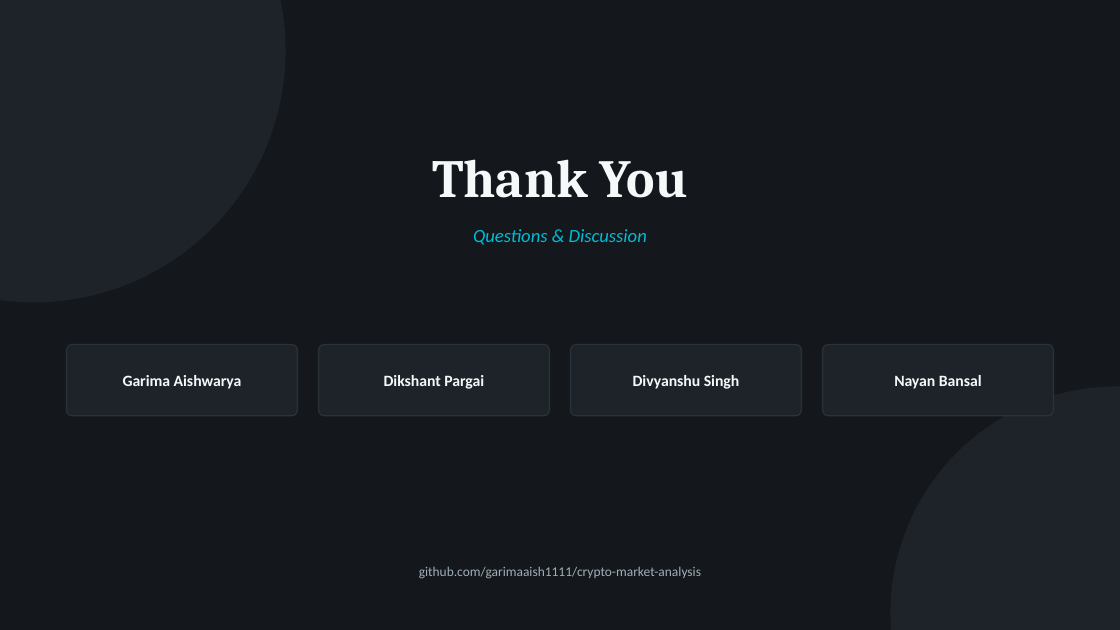
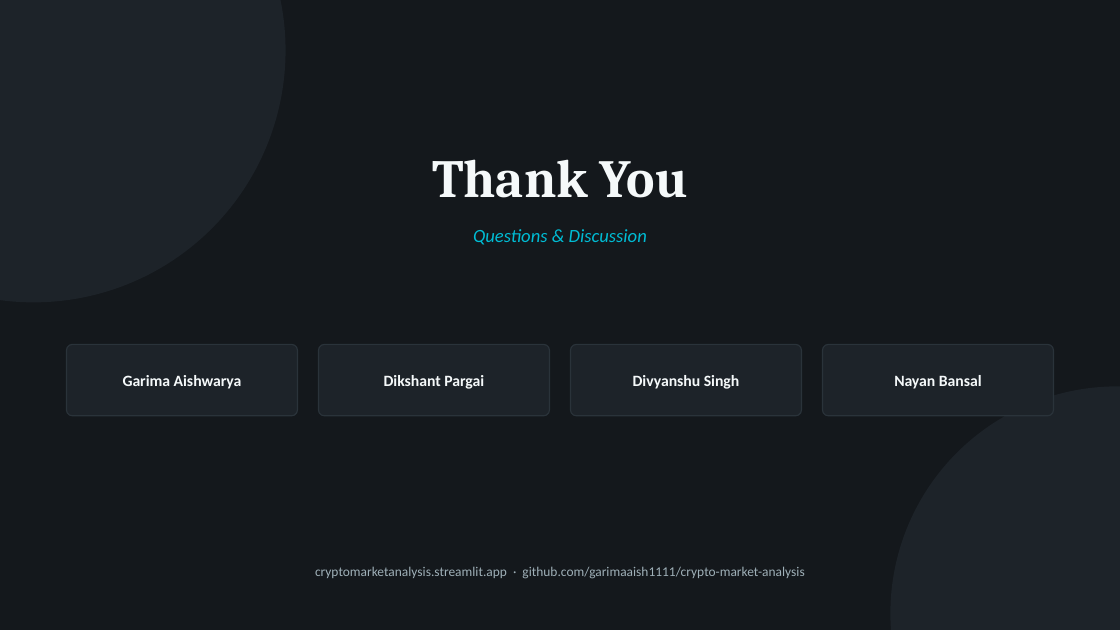
Before and after one commit to garimaaish1111/crypto-market-analysis, a slide deck: slide 14 of docs/Crypto_Market_Analysis_Final_Evaluation.pptx (slide 18 before the commit). Drawn at 1120x630 pixels with LibreOffice and Linux fonts; fonts in the diff are those of the drawing. Boxes give left, top, right and bottom in pixels: in the first picture for what was removed or moved away, otherwise in the second. Text is boxed around its words. In the diff, an @@ line names an element or a change of style, - is before the commit and + after.

```diff
--- a/docs/Crypto_Market_Analysis_Final_Evaluation.pptx
+++ b/docs/Crypto_Market_Analysis_Final_Evaluation.pptx
@@ text at [315, 566, 804, 579]: text changed @@
-github.com/garimaaish1111/crypto-market-analysis
+cryptomarketanalysis.streamlit.app · github.com/garimaaish1111/crypto-market-analysis
```
Also in this commit, not shown: 7 other slides changed, 6 slides added, 10 slides removed.
